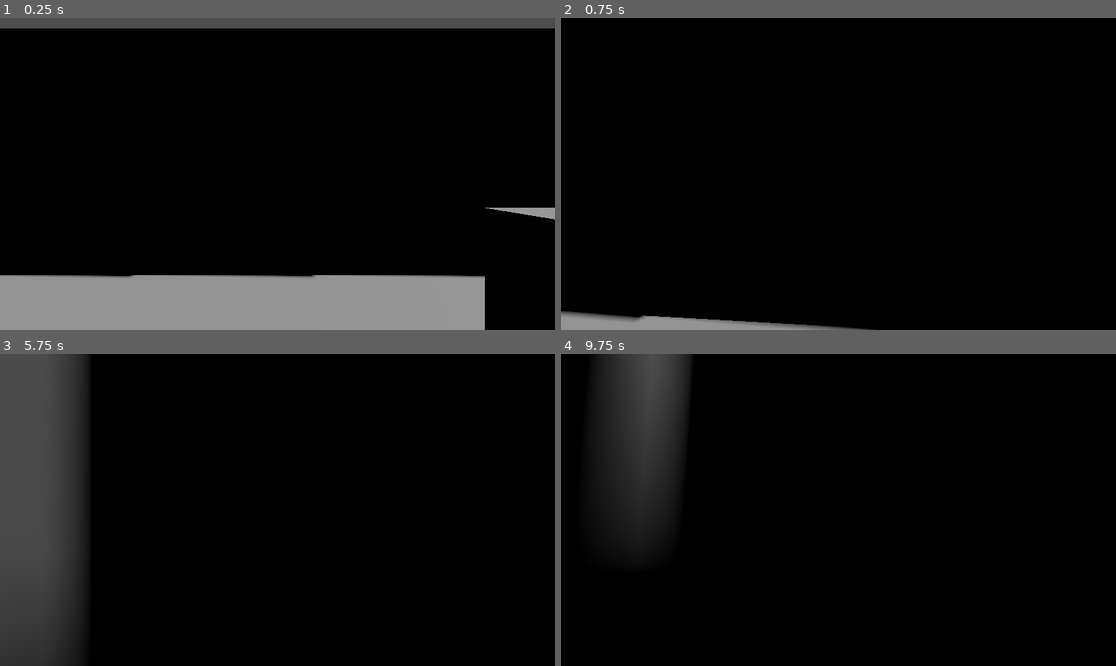
Above: before the commit, frames 1-4 (two rows, left to right).
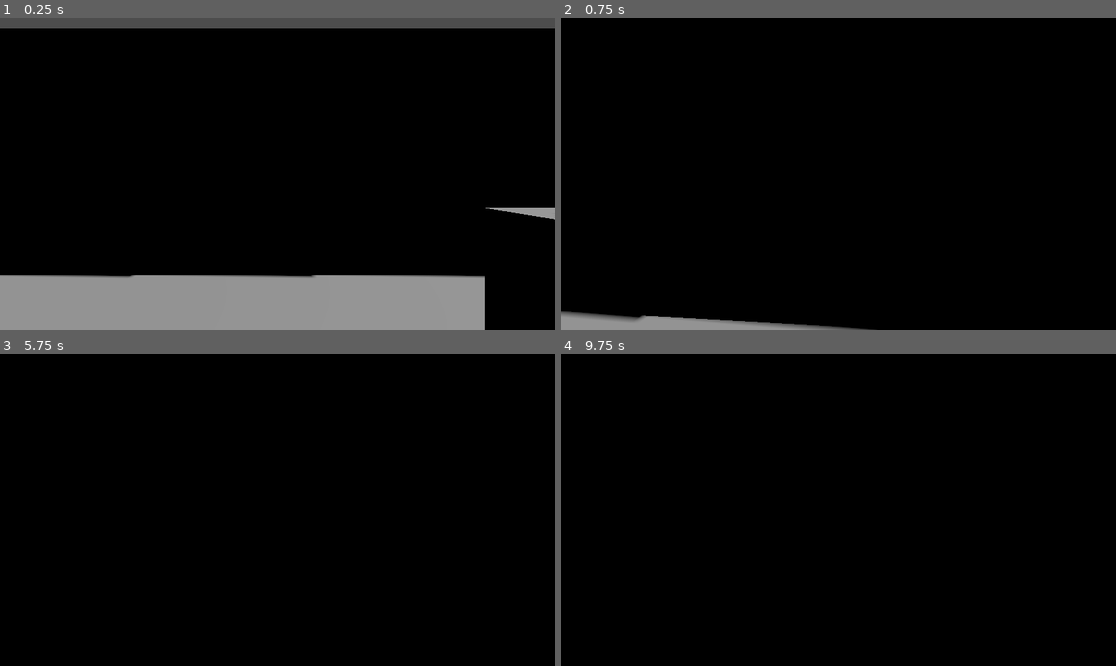
Above: after the commit, the same moments.

Repository: Joan986532/JamAFlot2026
Game: Godot game, scene res://scenes/main.tscn
The game is run twice, just before and just after one commit, with the same random seed, the same clock (stepped at 60 frames per second) and the same inputs.
Inputs (mouse positions are in pixels of both pictures, inside the frame that each line leads up to):
- Up to frame 1 (0.25 s): no input
- Up to frame 2 (0.75 s): tap Enter (ui_accept) at 0.5 s; move the mouse to (832, 180) at 0.52 s; hold W (input_forward) from 0.53 s (still down); click (832, 180) at 0.6 s
- Up to frame 3 (5.75 s): tap Enter (ui_accept) at 0.77, 1.25, 1.52, 2, 2.75, 3.02, 3.5, 3.77, 4.25, 4.52 s; move the mouse to (316, 513) at 1.27 s; click (316, 513) at 1.35 s; move the mouse to (233, 506) at 2.02 s; click (233, 506) at 2.1 s; move the mouse to (283, 510) at 2.77 s; release W (input_forward) at 2.78 s; hold A (input_left) 2.78-3.53 s; click (283, 510) at 2.85 s; move the mouse to (255, 503) at 3.52 s; hold W (input_forward) from 3.53 s (still down); click (255, 503) at 3.6 s; move the mouse to (305, 510) at 4.27 s; click (305, 510) at 4.35 s; move the mouse to (249, 510) at 5.02 s; click (249, 510) at 5.1 s
- Up to frame 4 (9.75 s): move the mouse to (849, 503) at 5.77 s; release W (input_forward) at 5.78 s; hold D (input_right) 5.78-6.53 s; click (849, 503) at 5.85 s; tap Enter (ui_accept) at 6.02, 6.77, 7.52, 9.02 s; move the mouse to (832, 516) at 6.52 s; hold W (input_forward) 6.53-8.78 s; click (832, 516) at 6.6 s; move the mouse to (877, 513) at 7.27 s; click (877, 513) at 7.35 s; move the mouse to (794, 506) at 8.02 s; click (794, 506) at 8.1 s; move the mouse to (844, 510) at 8.77 s; hold A (input_left) 8.78-9.53 s; click (844, 510) at 8.85 s; move the mouse to (816, 503) at 9.52 s; hold W (input_forward) from 9.53 s (still down); click (816, 503) at 9.6 s

The runs differ from the first frame. In frame 3, 15% of the frame differs, in the area x 0-16%, y 0-100%; in frame 4, 7.9%.
Error in both runs: Invalid type in function 'set_held_object' in base 'CharacterBody3D (character.gd)'. The Object-derived class of argument 1 (StaticBody3D) is not a subclass of…

Commit message:
fix collision shape wall est

Diff:
--- a/jam-a-flot-godot/scenes/main.tscn
+++ b/jam-a-flot-godot/scenes/main.tscn
@@ -3,6 +3,7 @@
 [ext_resource type="PackedScene" uid="uid://b3p2m0dswt7ss" path="res://scenes/room.tscn" id="1_0wfyh"]
 [ext_resource type="PackedScene" uid="uid://b6vjg25xr4k6c" path="res://scenes/character.tscn" id="2_sugp2"]
 [ext_resource type="PackedScene" uid="uid://cubkdlmiotlu8" path="res://scenes/static_object.tscn" id="3_sugp2"]
+[ext_resource type="PackedScene" uid="uid://caa7c1rr8w5qa" path="res://scenes/cube.tscn" id="4_jyhfs"]
 
 [node name="Node3D" type="Node3D" unique_id=523509601]
 
@@ -20,3 +21,6 @@
 
 [node name="Table" parent="." unique_id=686103420 instance=ExtResource("3_sugp2")]
 transform = Transform3D(1.2, 0, 0, 0, 1, 0, 0, 0, 0.8, 2, 0.5, -1)
+
+[node name="RigidBody3D" parent="." unique_id=1282383468 instance=ExtResource("4_jyhfs")]
+transform = Transform3D(0.5, 0, 0, 0, 0.5, 0, 0, 0, 0.5, 1.811064, 1.2994714, -0.9758023)
--- a/jam-a-flot-godot/scenes/room.tscn
+++ b/jam-a-flot-godot/scenes/room.tscn
@@ -13,7 +13,7 @@
 size = Vector3(15, 3, 1)
 
 [sub_resource type="BoxShape3D" id="BoxShape3D_14vil"]
-size = Vector3(0.25, 1, 1)
+size = Vector3(1, 3, 5)
 
 [sub_resource type="BoxMesh" id="BoxMesh_jxe34"]
 size = Vector3(1, 3, 5)
